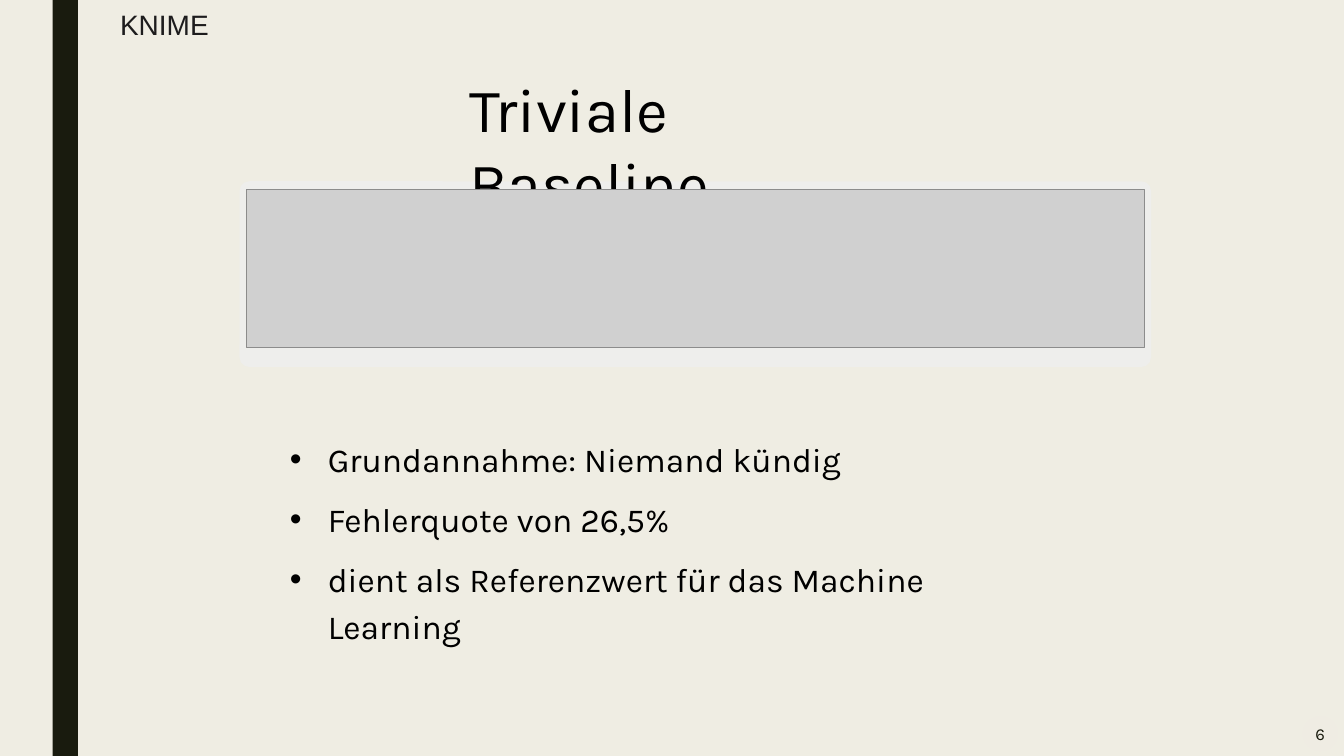
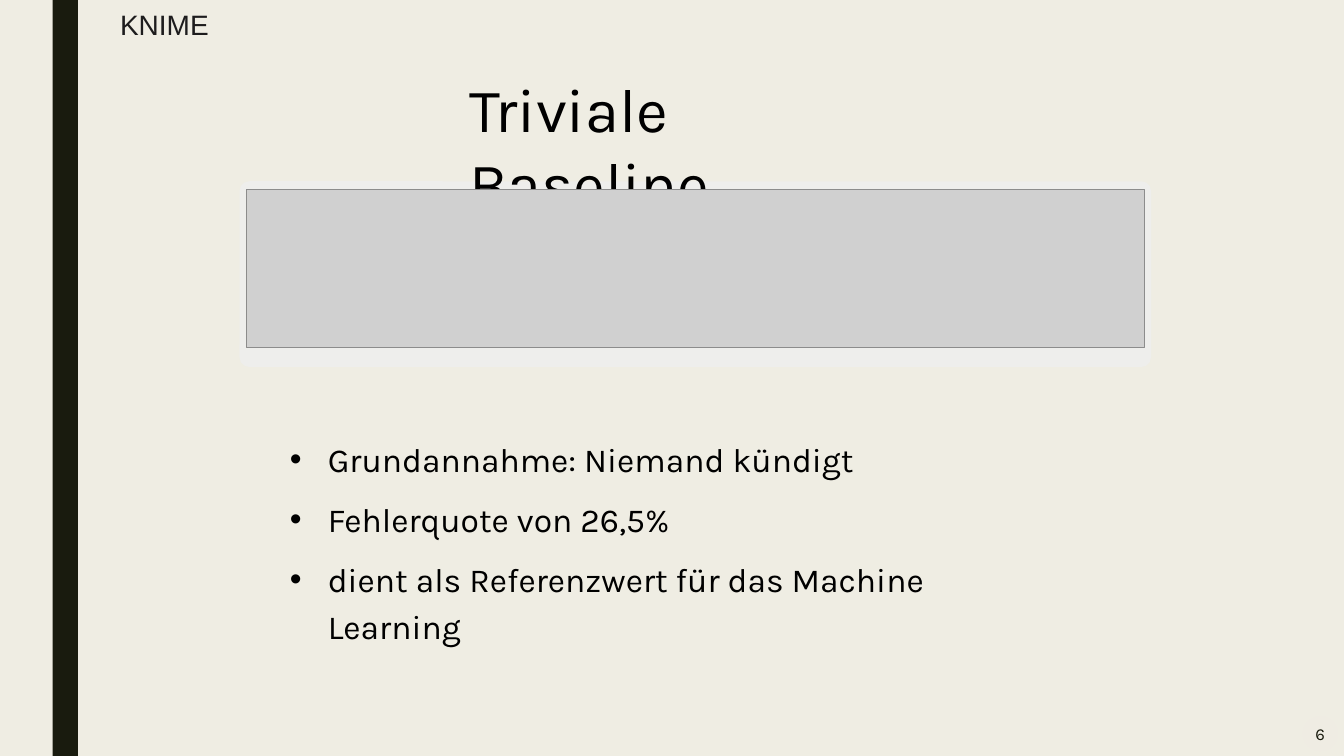
Before and after one commit to Ameroras/IHK_Pruefung, a slide deck: slide 6 of Power Point/FlexAppeal_churnanalyse_Gruppe1_Final.pptx. Drawn at 1344x756 pixels with LibreOffice and Linux fonts; fonts in the diff are those of the drawing; grey boxes stand for pictures; background and template pictures are left out. Boxes give left, top, right and bottom in pixels: in the first picture for what was removed or moved away, otherwise in the second. Text is boxed around its words. In the diff, an @@ line names an element or a change of style, - is before the commit and + after.

```diff
--- a/Power Point/FlexAppeal_churnanalyse_Gruppe1_Final.pptx
+++ b/Power Point/FlexAppeal_churnanalyse_Gruppe1_Final.pptx
@@ text at (x1=328, y1=449, x2=854, y2=480): text changed @@
-• Grundannahme: Niemand kündig
+• Grundannahme: Niemand kündigt
```
Also in this commit, not shown: 4 other slides changed.
